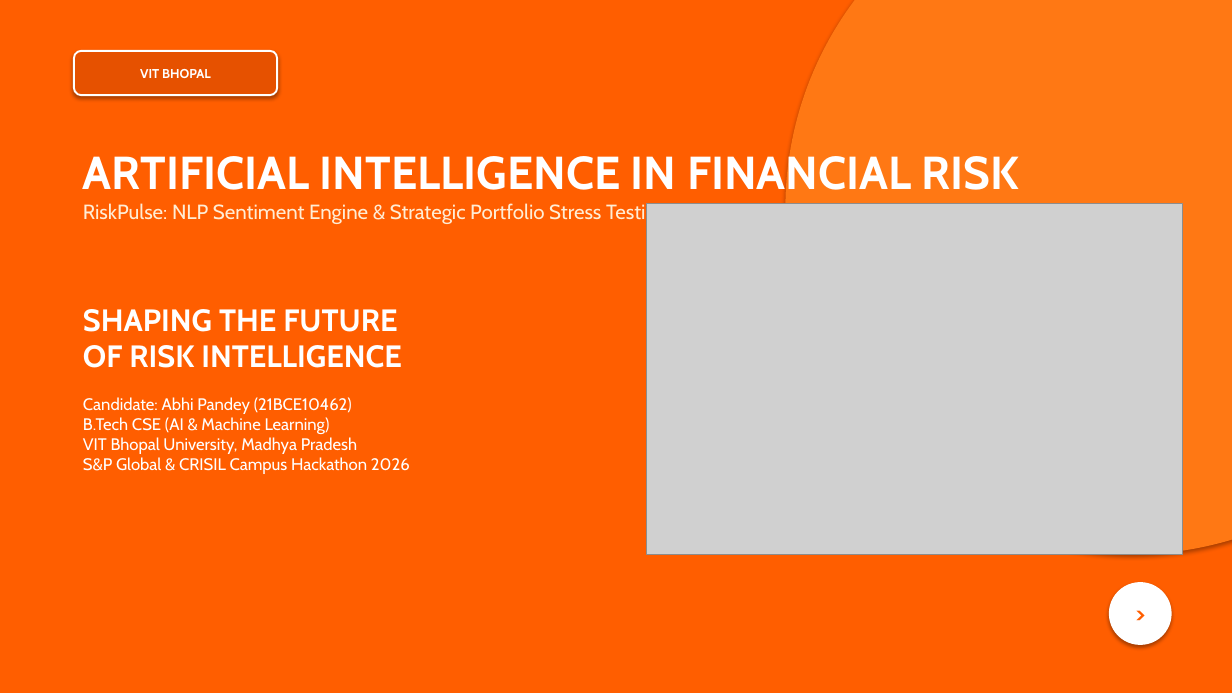
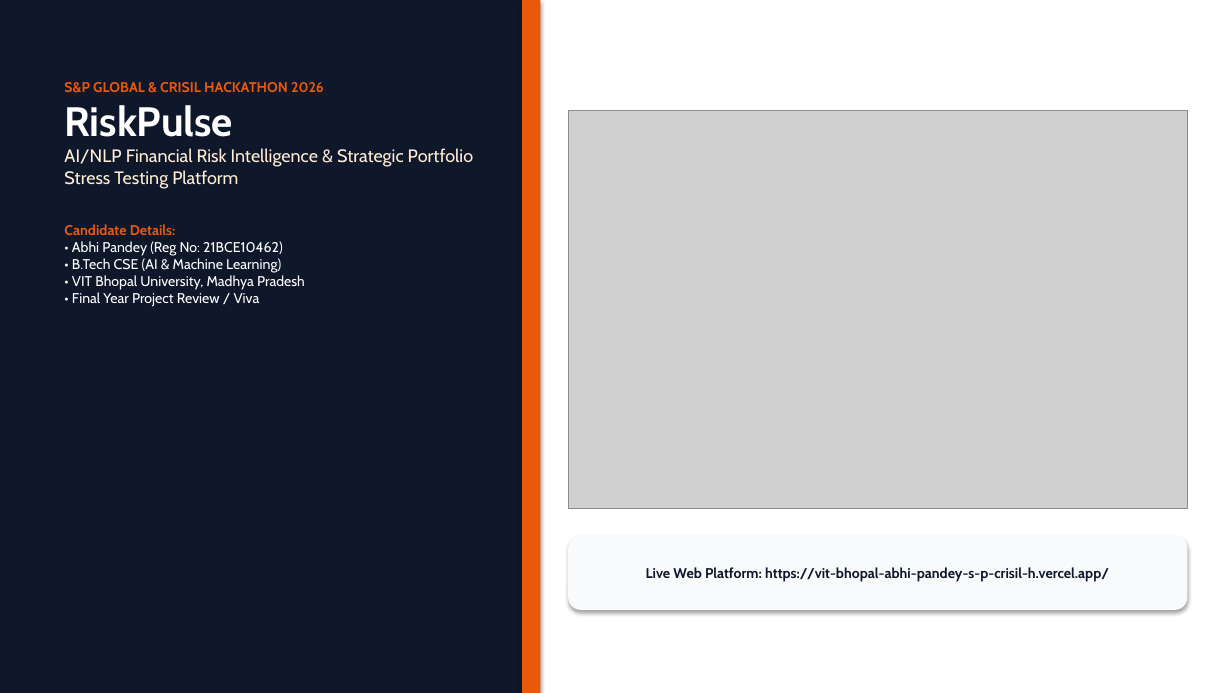
Before and after one commit to Abhi4621/VIT-Bhopal-Abhi-Pandey-S-P-Crisil-hackathon, a slide deck: slide 1 of docs/presentation.pptx. Drawn at 1232x693 pixels with LibreOffice and Linux fonts; fonts in the diff are those of the drawing; grey boxes stand for pictures. Boxes give left, top, right and bottom in pixels: in the first picture for what was removed or moved away, otherwise in the second. Text is boxed around its words. In the diff, an @@ line names an element or a change of style, - is before the commit and + after.

Commit message:
docs: restore visually rich 20-slide project presentation deck and viva handout

```diff
--- a/docs/presentation.pptx
+++ b/docs/presentation.pptx
@@ rectangle at (x1=0, y1=0, x2=1232, y2=693): fill #FF5E00 to #FFFFFF @@
@@ rectangle added at (x1=0, y1=0, x2=536, y2=693), fill #0F172A @@
@@ rectangle added at (x1=522, y1=0, x2=541, y2=693), fill #EA580C @@
@@ ellipse removed at (x1=786, y1=0, x2=1232, y2=555) @@
@@ rounded rectangle removed at (x1=74, y1=51, x2=277, y2=95) @@
-VIT BHOPAL
@@ text at (x1=64, y1=82, x2=473, y2=307): text changed; size 13 to 11 pt @@
-SHAPING THE FUTURE
-OF RISK INTELLIGENCE
-Candidate: Abhi Pandey (21BCE10462)
-B.Tech CSE (AI & Machine Learning)
-VIT Bhopal University, Madhya Pradesh
-S&P Global & CRISIL Campus Hackathon 2026
+S&P GLOBAL & CRISIL HACKATHON 2026
+RiskPulse
+AI/NLP Financial Risk Intelligence & Strategic Portfolio Stress Testing Platform
+Candidate Details:
+• Abhi Pandey (Reg No: 21BCE10462)
+• B.Tech CSE (AI & Machine Learning)
+• VIT Bhopal University, Madhya Pradesh
+• Final Year Project Review / Viva
@@ picture resized from (x1=647, y1=203, x2=1183, y2=555) to (x1=568, y1=111, x2=1188, y2=508) @@
@@ text removed at (x1=83, y1=156, x2=1019, y2=224) @@
-ARTIFICIAL INTELLIGENCE IN FINANCIAL RISK
-RiskPulse: NLP Sentiment Engine & Strategic Portfolio Stress Testing Platform
@@ rounded rectangle added at (x1=568, y1=536, x2=1188, y2=610), fill #F8FAFC, 11 pt, text #0F172A, bold @@
+Live Web Platform: https://vit-bhopal-abhi-pandey-s-p-crisil-h.vercel.app/
@@ ellipse removed at (x1=1109, y1=582, x2=1172, y2=645) @@
->
```
Also in this commit, not shown: 8 other slides changed, 11 slides added, 11 slides removed, 1 other file.
